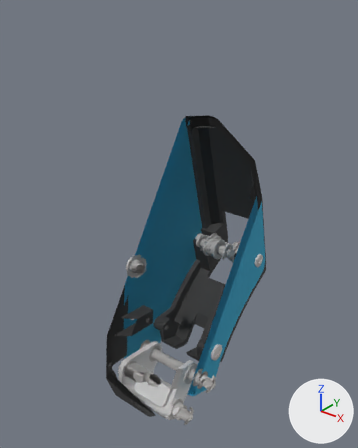
Renders of the COLLADA model aero_description/typeF/meshes/aero_upper_meshes/RARM_LINK7_mesh.dae from each side of a commit.
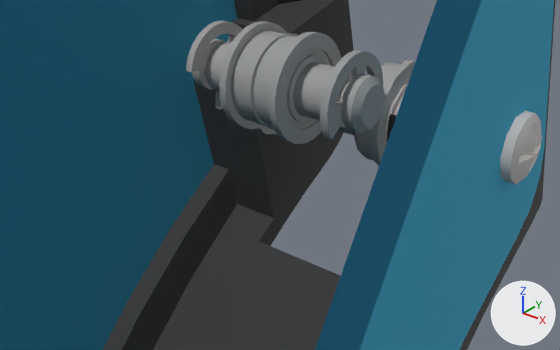
Each version is shown whole from a camera (50 mm lens) standing at (0.0968, -0.1287, 0.0178) and looking at (-0.0035, -0.0032, -0.06), then close up from a camera (50 mm lens) standing at (0.0343, -0.0284, -0.057) and looking at (0.0017, 0.0123, -0.0823). The lights are fixed; the arrows at lower right show +X, +Y and +Z. Everything nearer to the camera than a plane just in front of the edit is cut away. Where no turn or scale is listed for an object, it has been applied to the vertices.

Script lines for the objects in view, before the commit:
```python
me_サーフェス1_ncl1_2mesh = bpy.data.meshes.new('サーフェス1_ncl1_2Mesh')
me_サーフェス1_ncl1_2mesh.from_pydata(...)  # 1662 vertices, 3336 faces; spans x -0.008..0.008, y 0.0107..0.0188, z -0.0801..-0.072
me_サーフェス1_ncl1_2mesh.materials.append(mat_material__44)  # grey #bebcba
me_サーフェス1mesh = bpy.data.meshes.new('サーフェス1Mesh')
me_サーフェス1mesh.from_pydata(...)  # 8299 vertices, 16946 faces; spans x -0.0205..0.0205, y -0.0377..0.0353, z -0.1297..0.0069
me_サーフェス1mesh.materials.append(mat_material__42)  # black #404040
me_サーフェス1mesh.materials.append(mat_material__43)  # cyan #2f9fc3
me_サーフェス1mesh.materials.append(mat_material__44)  # grey #bebcba
me_サーフェス1mesh.materials.append(mat_material__45)  # yellow #ad8818
me_サーフェス1mesh.materials.append(mat_material__46)  # white #ffffff
me_サーフェス1mesh.materials.append(mat_material__47)  # blue #70a0fc
me_サーフェス1mesh.materials.append(mat_material__48)  # blue #0136d1
me_サーフェス1mesh.materials.append(mat_material__49)  # white #f2ecee
me_サーフェス1mesh.materials.append(mat_material__50)  # dark grey #525252
me_サーフェス1mesh.materials.append(mat_material__51)  # light grey #c0c0c0
me_サーフェス1mesh.materials.append(mat_material__52)  # blue #0000ff
me_サーフェス1mesh.materials.append(mat_material__53)  # red #ff0000
me_サーフェス1mesh.materials.append(mat_material__54)  # green #00ff00
me_サーフェス1mesh.materials.append(mat_material__55)  # brown #a85920
me_サーフェス1mesh.materials.append(mat_material__56)  # brown #804040
me_サーフェス1mesh.materials.append(mat_material__57)  # white #e5e5e5
me_サーフェス1mesh.materials.append(mat_material__58)  # grey #a3a3af
ob_サーフェス1 = bpy.data.objects.new('サーフェス1', me_サーフェス1mesh)
ob_サーフェス1.location = (0.0, 0.0, 0.0)
ob_サーフェス1_ncl1_2 = bpy.data.objects.new('サーフェス1_ncl1_2', me_サーフェス1_ncl1_2mesh)
ob_サーフェス1_ncl1_2.location = (0.0, 0.0, 0.0)
```
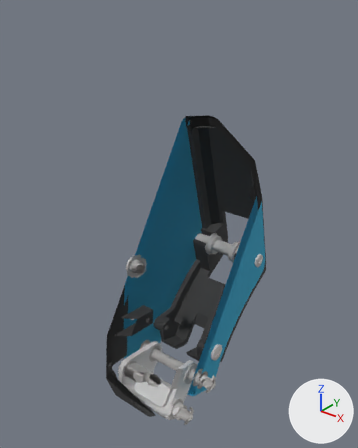
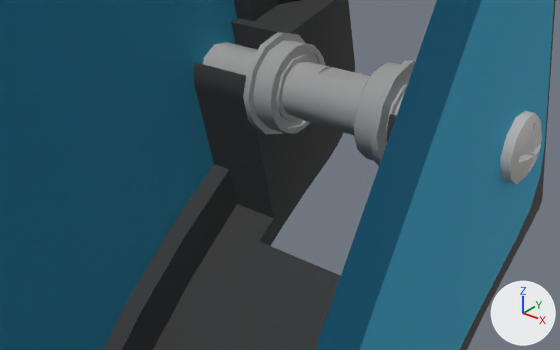
Changed parts and their boxes (x1, y1, x2, y2) in the close-ups (560 x 350 px):
'サーフェス1_ncl1_2', deleted: before (186, 21, 385, 144)

What the commit changed:
Object 'サーフェス1_ncl1_2' (ob_サーフェス1_ncl1_2) is deleted.
